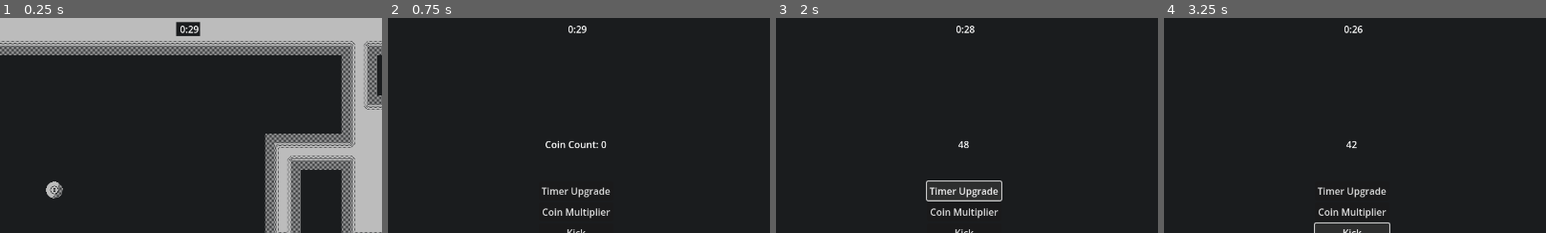
Above: before the commit, frames 1-4 (left to right).
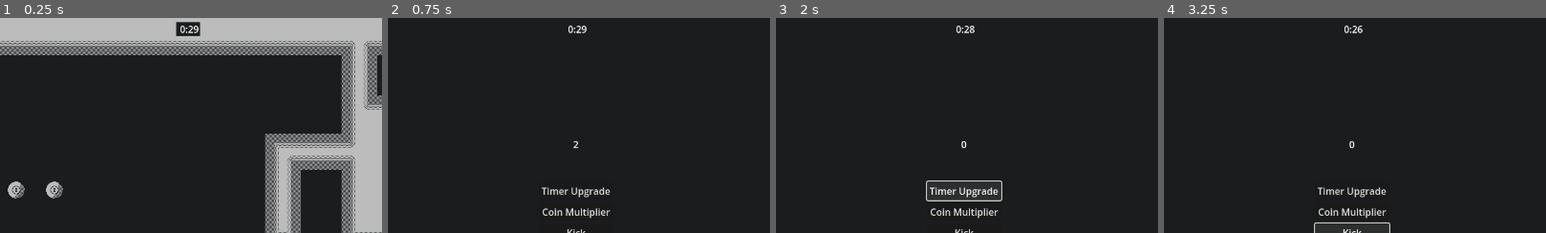
Above: after the commit, the same moments.

Repository: ParryTotato/1BitJam2025
Game: Godot game, scene res://Scenes/Main/main.tscn
The game is run twice, just before and just after one commit, with the same random seed, the same clock (stepped at 60 frames per second) and the same inputs.
Inputs:
- Up to frame 1 (0.25 s): no input
- Up to frame 2 (0.75 s): tap Enter (ui_accept) at 0.5 s; hold Right (ui_right) from 0.53 s (still down)
- Up to frame 3 (2 s): tap Enter (ui_accept) at 0.77 s; release Right (ui_right) at 1.25 s; click "Timer Upgrade" at 1.25 s
- Up to frame 4 (3.25 s): click "Coin Multiplier" at 2 s; click "Kick" at 2.75 s
The pictures show only the part of the screen within x 25-75%, y 0-50%; the shares and areas given below are measured in that part.

The runs differ from the first frame. In frame 1, 0.3% of the frame differs, in the area x 2-7%, y 76-84%; in frame 2, 0.3%; in frame 3, less than 0.1%; in frame 4, less than 0.1%.

Commit message:
more upgrade shop work

Diff:
--- a/Scenes/Coin/coin.gd
+++ b/Scenes/Coin/coin.gd
@@ -27,5 +27,5 @@
 	#$Sprite.visible = false
 	#$Collision.set_deferred("disabled", true)
 
-	Messenger.coin_added.emit()
+	Messenger.coin_collected.emit()
 	queue_free()
--- a/Scenes/Main/main.tscn
+++ b/Scenes/Main/main.tscn
@@ -442,6 +442,9 @@
 [node name="Coin" parent="." instance=ExtResource("4_imbg2")]
 position = Vector2(416, 288)
 
+[node name="Coin2" parent="." instance=ExtResource("4_imbg2")]
+position = Vector2(352, 288)
+
 [node name="Player" parent="." instance=ExtResource("5_hfg1r")]
 position = Vector2(96, 96)
 
--- a/Scenes/UpgradeShop/upgrade_shop.gd
+++ b/Scenes/UpgradeShop/upgrade_shop.gd
@@ -1,52 +1,76 @@
 class_name UpgradeShop
 extends Control
 
-var coin_count: int = 50
+var coin_count: int = 2
 var coin_multiplier: int = 0
 
 var upgrades: Dictionary = {
-	"timer_duration": {"tier": 0, "cap": 10},
-	"coin_multiplier": {"tier": 0, "cap": 10},
-	"kick": {"tier": 0, "cap": 1},
-	"magnet": {"tier": 0, "cap": 1},
-	"translocator": {"tier": 0, "cap": 1}
+	"timer_duration": {"tier": 0, "cap": 10, "cost": 2},
+	"coin_multiplier": {"tier": 0, "cap": 10, "cost": 2},
+	"kick": {"tier": 0, "cap": 1, "cost": 10},
+	"magnet": {"tier": 0, "cap": 1, "cost": 10},
+	"translocator": {"tier": 0, "cap": 1, "cost": 10}
 }
-
-@onready var coin_count_label: Label = $MarginContainer/CoinCount
 
 
 func _ready() -> void:
-	Messenger.connect("coin_added", _on_coin_added)
+	Messenger.connect("coin_collected", _on_coin_collected)
+	update_label("CoinCount")
 
 
+func valid_purchase(type: String) -> bool:
+	if coin_count < upgrades[type]["cost"]:
+		print("Not enough coins")
+		return false
+
+	if upgrades[type]["tier"] == upgrades[type]["cap"]:
+		print("Upgrade is capped")
+		return false
+
+	return true
+
+
+func purchase_upgrade(type: String) -> void:
+	coin_count -= upgrades[type]["cost"]
+	upgrades[type]["tier"] += 1
+
+	update_label("CoinCount")
+
+
+func update_label(label: String) -> void:
+	match label:
+		"CoinCount":
+			$MarginContainer/CoinCount.text = str(coin_count)
+
+
+#region _on_"button"_pressed
 func _on_timer_duration_pressed() -> void:
-	if coin_count >= 2 and upgrades["timer_duration"]["tier"] <= upgrades["timer_duration"]["cap"]:
-		spend_coins(2)
-		upgrades["timer_duration"]["tier"] += 1
+	if valid_purchase("timer_duration"):
+		purchase_upgrade("timer_duration")
 		Messenger.timer_duration_upgraded.emit()
 
 
 func _on_coin_multiplier_pressed() -> void:
-	if coin_count >= 2:
-		spend_coins(2)
+	if valid_purchase("coin_multiplier"):
+		purchase_upgrade("coin_multiplier")
 		coin_multiplier += 2
 
 
 func _on_kick_pressed() -> void:
-	if coin_count >= 4:
-		spend_coins(4)
+	if valid_purchase("kick"):
+		purchase_upgrade("kick")
 		Messenger.kick_upgraded.emit()
 
 
 func _on_magnet_pressed() -> void:
-	if coin_count >= 4:
-		spend_coins(4)
+	if valid_purchase("magnet"):
+		purchase_upgrade("magnet")
 		Messenger.magnet_upgraded.emit()
 
 
 func _on_translocator_pressed() -> void:
-	if coin_count >= 4:
-		spend_coins(4)
+	if valid_purchase("translocator"):
+		purchase_upgrade("translocator")
 		Messenger.translocator_upgraded.emit()
 
 
@@ -56,17 +80,13 @@
 
 func _on_continue_pressed() -> void:
 	pass # Replace with function body.
+#endregion
 
 
-func _on_coin_added() -> void:
+func _on_coin_collected() -> void:
 	if coin_multiplier:
 		coin_count += 1 * coin_multiplier
 	else:
 		coin_count += 1
 
-	coin_count_label.text = str(coin_count)
-
-
-func spend_coins(amount: int) -> void:
-	coin_count -= amount
-	coin_count_label.text = str(coin_count)
+	update_label("CoinCount")
--- a/messenger.gd
+++ b/messenger.gd
@@ -1,7 +1,7 @@
 extends Node
 
 # Coin
-signal coin_added
+signal coin_collected
 
 # UpgradeShop
 signal timer_duration_upgraded
Not shown, added: Scenes/UpgradeShop/upgrade_shop.tscn3225982207.tmp
